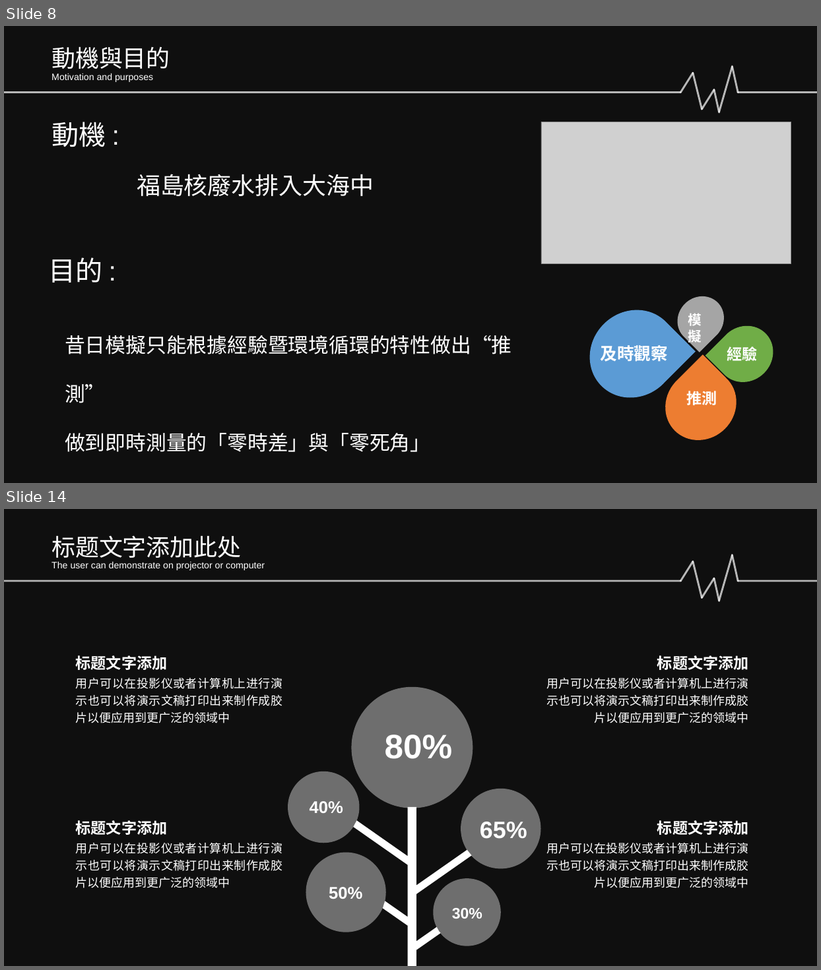
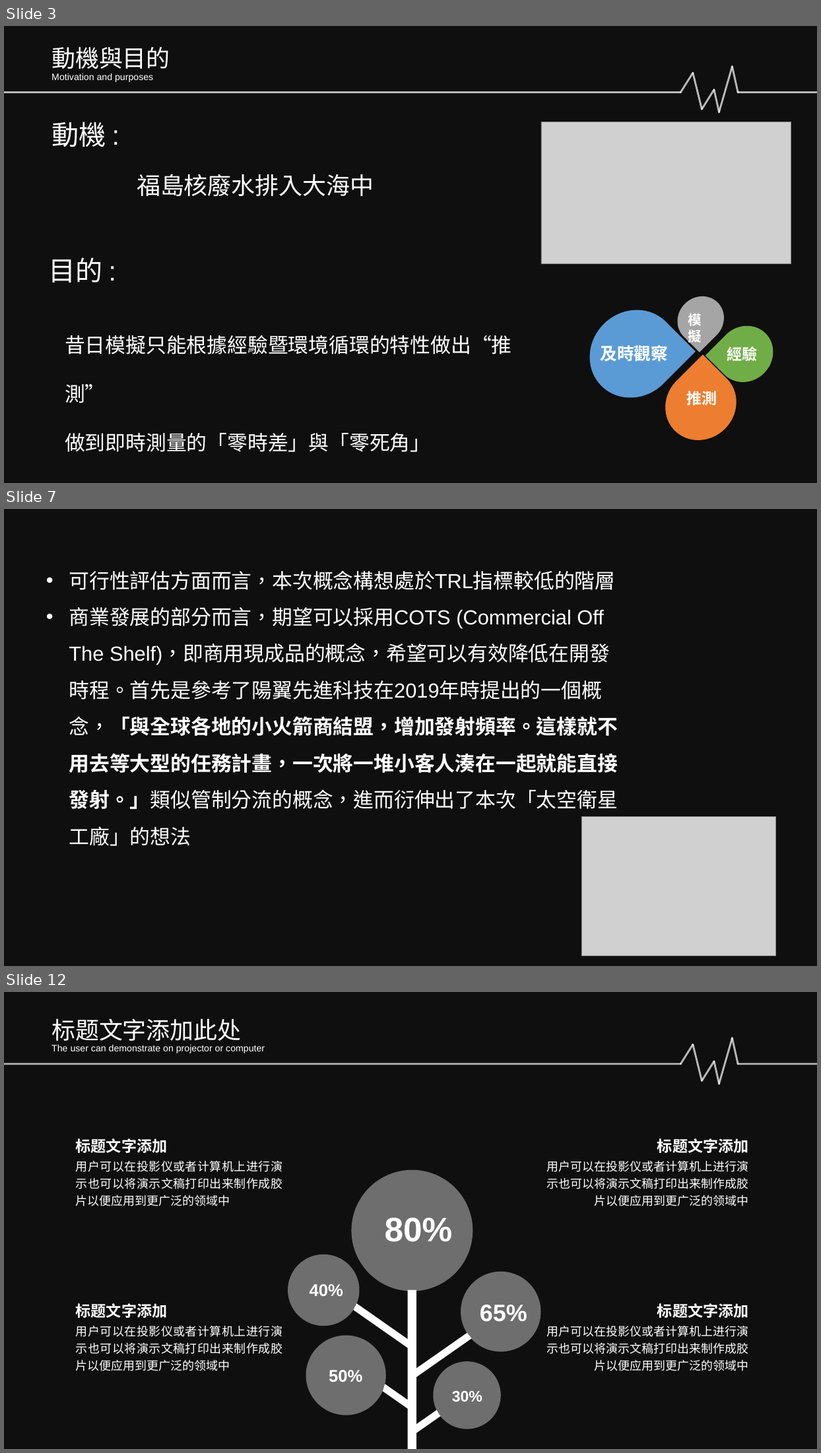
Before and after one commit to Sikako/hackthon, a slide deck: bigdata.pptx. Shown one above the other, each under a label of ours: slides 8 and 14 before the commit, slides 3, 7 and 12 after it; the slides between them are not shown. The pictures are 821x970 and 821x1453 pixels, drawn with LibreOffice and Linux fonts; fonts in the diff are those of the drawing; grey boxes stand for pictures; background and template pictures are left out; a plain dark background stands for a picture behind light text. Boxes give left, top, right and bottom in pixels: in the first picture for what was removed or moved away, otherwise in the second. Text is boxed around its words. In the diff, an @@ line names an element or a change of style, - is before the commit and + after.

```diff
--- a/bigdata.pptx
+++ b/bigdata.pptx
@@ slide 7 added at (4,509,817,966), background picture (left out); not listed: 1 template element that a slide beside it also shows @@
@@ text added at (69,571,618,846), 24 pt, text #FFFFFF @@
+• 可行性評估方面而言，本次概念構想處於TRL指標較低的階層
+• 商業發展的部分而言，期望可以採用COTS (Commercial Off The Shelf)，即商用現成品的概念，希望可以有效降低在開發時程。首先是參考了陽翼先進科技在2019年時提出的一個概念，「與全球各地的小火箭商結盟，增加發射頻率。這樣就不用去等大型的任務計畫，一次將一堆小客人湊在一起就能直接發射。」類似管制分流的概念，進而衍伸出了本次「太空衛星工廠」的想法
@@ picture added at (582,817,776,956) @@
@@ what was slide 8 is now slide 3 @@
@@ what was slide 14 is now slide 12 @@
```
Also in this commit, not shown: 3 slides changed, 4 other slides added, 3 slides removed.
